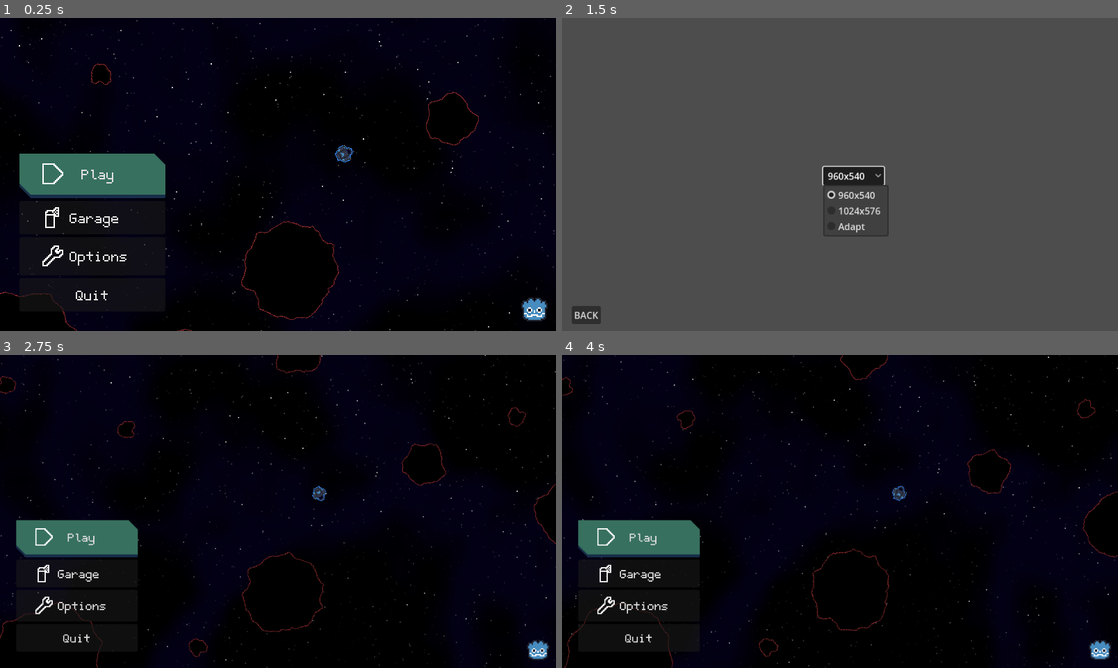
Above: before the commit, frames 1-4 (two rows, left to right).
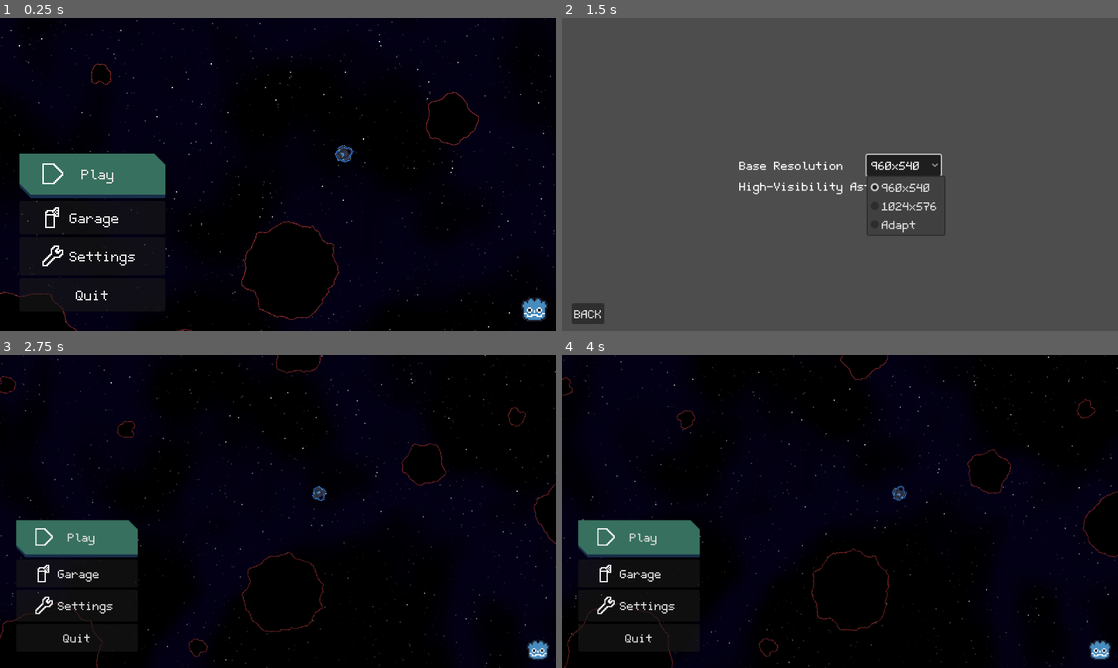
Above: after the commit, the same moments.

Repository: A5TR0spud/asterdrift_redshift
Game: Godot game, scene res://Scenes/Menus/main_menu.tscn
Same seed, same stepped clock (60 frames per second), same inputs: the game is played once before the commit and once after it.
Inputs:
- Up to frame 1 (0.25 s): no input
- Up to frame 2 (1.5 s): click "Options" (after the commit: "Settings") at 0.5 s; click "960x540" at 1.25 s
- Up to frame 3 (2.75 s): click "BACK" at 2 s
- Up to frame 4 (4 s): click "Play" at 2.75 s; click "main menu" at 3.5 s

The runs differ from the first frame. In frame 1, less than 0.1% of the frame differs, in the area x 12-25%, y 74-80%; in frame 2, 2.8%, in the area x 1-69%, y 43-98%; in frame 3, less than 0.1%; in frame 4, less than 0.1%.

Commit message:
Better Settings, Arrows, Small Balance

Diff:
--- a/Scenes/Hangar/hangar.tscn
+++ b/Scenes/Hangar/hangar.tscn
@@ -350,9 +350,9 @@
 resource_local_to_scene = true
 script = ExtResource("4_fiej8")
 Metals = 0
-Ceramics = 16
-Synthetics = 32
-Organics = 8
+Ceramics = 8
+Synthetics = 12
+Organics = 4
 Components = 0
 
 [sub_resource type="Resource" id="Resource_kk1ec"]
@@ -709,10 +709,10 @@
 [sub_resource type="Resource" id="Resource_15g7d"]
 resource_local_to_scene = true
 script = ExtResource("4_fiej8")
-Metals = 5
-Ceramics = 5
-Synthetics = 5
-Organics = 10
+Metals = 2
+Ceramics = 2
+Synthetics = 2
+Organics = 6
 Components = 0
 
 [node name="Hangar" type="Node2D"]
--- a/Scenes/Menus/main_menu.gd
+++ b/Scenes/Menus/main_menu.gd
@@ -7,10 +7,10 @@
 	newSize.y = DataManager.Load("ResolutionY", newSize.y)
 
 	if DataManager.Load("ResolutionIndex", -1) == -1:
-		newSize = DisplayServer.screen_get_size() * 0.5
+		newSize = Options.AdaptScreen()
 
 	var root = get_tree().root
 	root.content_scale_size = newSize
-		#ResourceLoader.load_threaded_request("res://Scenes/World/World.tscn")
+	#ResourceLoader.load_threaded_request("res://Scenes/World/World.tscn")
 	#ResourceLoader.load_threaded_request("res://Scenes/Menus/options.tscn")
 	#ResourceLoader.load_threaded_request("res://Scenes/Garage/Garage.tscn")
--- a/Scenes/Menus/main_menu.tscn
+++ b/Scenes/Menus/main_menu.tscn
@@ -100,8 +100,7 @@
 layout_mode = 2
 theme_override_fonts/font = ExtResource("2_utqbt")
 theme_override_font_sizes/font_size = 32
-text = "Options
-"
+text = "Settings"
 icon = ExtResource("4_ino3e")
 alignment = 0
 
--- a/Scenes/Menus/options.gd
+++ b/Scenes/Menus/options.gd
@@ -1,19 +1,23 @@
 extends Node2D
 class_name Options
 
-var selIndex: int = 1
+var resIndex: int = 1
 var Resolution: Vector2 = Vector2(960, 540)
 
+@onready var ResButton := $CanvasLayer/Control/VBoxContainer/Resolution/OptionButton
+@onready var VisAster := $CanvasLayer/Control/VBoxContainer/VisibleAsteroids/CheckButton
+
 func _ready():
-	selIndex = DataManager.Load("ResolutionIndex", selIndex)
+	resIndex = DataManager.Load("ResolutionIndex", resIndex)
 	Resolution.x = DataManager.Load("ResolutionX", Resolution.x)
 	Resolution.y = DataManager.Load("ResolutionY", Resolution.y)
-	$CanvasLayer/Control/OptionButton.select(selIndex)
-	_on_option_button_item_selected(selIndex)
+	ResButton.select(resIndex)
+	_on_option_button_item_selected(resIndex)
+
+	VisAster.button_pressed = DataManager.Load("HighVisAsteroids", false)
 
 func _on_button_pressed():
 	get_tree().change_scene_to_file("res://Scenes/Menus/main_menu.tscn")
-
 
 func _on_option_button_item_selected(index):
 	var root = get_tree().root
@@ -23,9 +27,19 @@
 	elif index == 1:
 		newSize = Vector2(1024, 576)
 	elif index == 2:
-		newSize = 0.5 * DisplayServer.screen_get_size(DisplayServer.window_get_current_screen())
+		newSize = AdaptScreen()
 	root.content_scale_size = newSize
-	selIndex = index
-	DataManager.Save("ResolutionIndex", selIndex)
+	resIndex = index
+	DataManager.Save("ResolutionIndex", resIndex)
 	DataManager.Save("ResolutionX", newSize.x)
 	DataManager.Save("ResolutionY", newSize.y)
+
+func _on_check_button_toggled(toggled_on: bool):
+	DataManager.Save("HighVisAsteroids", toggled_on)
+	Asteroid.ShaderSet = false
+
+static func AdaptScreen() -> Vector2:
+	var newSize: Vector2 = DisplayServer.screen_get_size(DisplayServer.window_get_current_screen())
+	while newSize.length_squared() > Vector2(1024, 576).length_squared():
+		newSize *= 0.5
+	return newSize
--- a/Scenes/Menus/options.tscn
+++ b/Scenes/Menus/options.tscn
@@ -1,6 +1,7 @@
-[gd_scene load_steps=2 format=3 uid="uid://cujhuogujxuo5"]
+[gd_scene load_steps=3 format=3 uid="uid://cujhuogujxuo5"]
 
 [ext_resource type="Script" path="res://Scenes/Menus/options.gd" id="1_ysgo7"]
+[ext_resource type="Theme" uid="uid://7a1a7ukee0i3" path="res://Scenes/Menus/thme.tres" id="2_dn6sj"]
 
 [node name="Options" type="Node2D"]
 script = ExtResource("1_ysgo7")
@@ -14,24 +15,7 @@
 anchor_bottom = 1.0
 grow_horizontal = 2
 grow_vertical = 2
-
-[node name="OptionButton" type="OptionButton" parent="CanvasLayer/Control"]
-layout_mode = 1
-anchors_preset = 1
-anchor_left = 1.0
-anchor_right = 1.0
-offset_left = -509.0
-offset_top = 257.0
-offset_right = -404.0
-offset_bottom = 288.0
-grow_horizontal = 0
-selected = 2
-item_count = 3
-popup/item_0/text = "960x540"
-popup/item_1/text = "1024x576"
-popup/item_1/id = 1
-popup/item_2/text = "Adapt"
-popup/item_2/id = 2
+theme = ExtResource("2_dn6sj")
 
 [node name="Button" type="Button" parent="CanvasLayer/Control"]
 layout_mode = 1
@@ -46,5 +30,49 @@
 text = "BACK
 "
 
-[connection signal="item_selected" from="CanvasLayer/Control/OptionButton" to="." method="_on_option_button_item_selected"]
+[node name="VBoxContainer" type="VBoxContainer" parent="CanvasLayer/Control"]
+layout_mode = 1
+anchors_preset = 8
+anchor_left = 0.5
+anchor_top = 0.5
+anchor_right = 0.5
+anchor_bottom = 0.5
+offset_left = -115.5
+offset_top = -33.0
+offset_right = 115.5
+offset_bottom = 33.0
+grow_horizontal = 2
+grow_vertical = 2
+
+[node name="Resolution" type="HBoxContainer" parent="CanvasLayer/Control/VBoxContainer"]
+layout_mode = 2
+
+[node name="Label" type="Label" parent="CanvasLayer/Control/VBoxContainer/Resolution"]
+layout_mode = 2
+text = "Base Resolution"
+
+[node name="OptionButton" type="OptionButton" parent="CanvasLayer/Control/VBoxContainer/Resolution"]
+layout_mode = 2
+size_flags_horizontal = 10
+selected = 2
+item_count = 3
+popup/item_0/text = "960x540"
+popup/item_1/text = "1024x576"
+popup/item_1/id = 1
+popup/item_2/text = "Adapt"
+popup/item_2/id = 2
+
+[node name="VisibleAsteroids" type="HBoxContainer" parent="CanvasLayer/Control/VBoxContainer"]
+layout_mode = 2
+
+[node name="Label" type="Label" parent="CanvasLayer/Control/VBoxContainer/VisibleAsteroids"]
+layout_mode = 2
+text = "High-Visibility Asteroids"
+
+[node name="CheckButton" type="CheckButton" parent="CanvasLayer/Control/VBoxContainer/VisibleAsteroids"]
+layout_mode = 2
+size_flags_horizontal = 10
+
 [connection signal="pressed" from="CanvasLayer/Control/Button" to="." method="_on_button_pressed"]
+[connection signal="item_selected" from="CanvasLayer/Control/VBoxContainer/Resolution/OptionButton" to="." method="_on_option_button_item_selected"]
+[connection signal="toggled" from="CanvasLayer/Control/VBoxContainer/VisibleAsteroids/CheckButton" to="." method="_on_check_button_toggled"]
--- /dev/null
+++ b/Scenes/Menus/thme.tres
@@ -0,0 +1,17 @@
+[gd_resource type="Theme" load_steps=2 format=3 uid="uid://7a1a7ukee0i3"]
+
+[ext_resource type="FontFile" uid="uid://bj06oub24ay2o" path="res://Assets/Font/Aster.ttf" id="1_yb4do"]
+
+[resource]
+Button/font_sizes/font_size = 32
+Button/fonts/font = ExtResource("1_yb4do")
+Label/font_sizes/font_size = 32
+Label/fonts/font = ExtResource("1_yb4do")
+OptionButton/font_sizes/font_size = 32
+OptionButton/fonts/font = ExtResource("1_yb4do")
+PopupMenu/font_sizes/font_separator_size = 32
+PopupMenu/font_sizes/font_size = 32
+PopupMenu/font_sizes/title_font_size = 32
+PopupMenu/fonts/font = ExtResource("1_yb4do")
+PopupMenu/fonts/font_separator = ExtResource("1_yb4do")
+PopupMenu/fonts/title_font = ExtResource("1_yb4do")
--- a/Scenes/Player/Player.tscn
+++ b/Scenes/Player/Player.tscn
@@ -214,7 +214,7 @@
 texture = ExtResource("12_m2iy2")
 
 [node name="Blinkers" type="Sprite2D" parent="ShipVisuals"]
-self_modulate = Color(0, 0, 0, 1)
+self_modulate = Color(1, 0, 0, 1)
 z_index = 6
 texture = ExtResource("9_mirtk")
 script = ExtResource("4_tpib4")
--- a/Scenes/Player/hide_in_garage.gd
+++ b/Scenes/Player/hide_in_garage.gd
@@ -3,7 +3,7 @@
 @onready var Player: PlayerClass = $"../.."
 
 const COMBUSTION_COLOR: String = "ffffb7";
-const RCS_COLOR: String = "ffffb7";
+const RCS_COLOR: String = "b7ffff";
 const ION_COLOR: String = "7bffff";
 
 func _ready():
--- a/Scenes/World/Decoration/asteroid.gd
+++ b/Scenes/World/Decoration/asteroid.gd
@@ -29,8 +29,19 @@
 @onready var Sprite := $Icon
 @onready var Collider := $CollisionShape2D
 
+static var ShaderSet: bool = false
+
 func _ready():
 	_reload()
+	if !ShaderSet:
+		var Mat: ShaderMaterial = $Icon.material
+		if DataManager.Load("HighVisAsteroids", false):
+			Mat.set_shader_parameter("inline", true)
+			Mat.set_shader_parameter("outline_color", Color("d23c3c"))
+		else:
+			Mat.set_shader_parameter("inline", false)
+			Mat.set_shader_parameter("outline_color", Color("732424"))
+		ShaderSet = true
 
 func _reload():
 	MaxHealth = SIZE * 30 - 10
--- a/Scenes/World/Decoration/asteroid.tscn
+++ b/Scenes/World/Decoration/asteroid.tscn
@@ -1,7 +1,7 @@
 [gd_scene load_steps=11 format=3 uid="uid://ctcwf45fx53pw"]
 
 [ext_resource type="Script" path="res://Scenes/World/Decoration/asteroid.gd" id="1_4rkgv"]
-[ext_resource type="Shader" path="res://Shaders/BasicOutliner.gdshader" id="1_6cy2n"]
+[ext_resource type="Shader" path="res://Shaders/Asteroid.gdshader" id="1_6cy2n"]
 [ext_resource type="Script" path="res://Statics/Materials.gd" id="2_pami1"]
 [ext_resource type="Texture2D" uid="uid://cmx3d58fp5gv" path="res://Assets/Asteroids/Asteroid5.png" id="4_qbeo8"]
 
@@ -15,8 +15,10 @@
 
 [sub_resource type="ShaderMaterial" id="ShaderMaterial_wfgvo"]
 shader = ExtResource("1_6cy2n")
-shader_parameter/outline_color = Color(0.45, 0.1395, 0.1395, 1)
+shader_parameter/outline_color = Color(0.823529, 0.235294, 0.235294, 1)
 shader_parameter/fill_corners = true
+shader_parameter/outline = true
+shader_parameter/inline = true
 
 [sub_resource type="Curve" id="Curve_cvq1m"]
 max_value = 100.0
--- a/Scenes/World/Decoration/comet.tscn
+++ b/Scenes/World/Decoration/comet.tscn
@@ -3,7 +3,7 @@
 [ext_resource type="Script" path="res://Scenes/World/Decoration/comet.gd" id="1_3hrfi"]
 [ext_resource type="Texture2D" uid="uid://k0qwxqtxhm46" path="res://Assets/Asteroids/Comet.png" id="1_cd0f3"]
 [ext_resource type="Script" path="res://Statics/Materials.gd" id="2_5fwga"]
-[ext_resource type="Shader" path="res://Shaders/BasicOutliner.gdshader" id="3_svhnw"]
+[ext_resource type="Shader" path="res://Shaders/Asteroid.gdshader" id="3_svhnw"]
 
 [sub_resource type="Resource" id="Resource_tjk88"]
 script = ExtResource("2_5fwga")
@@ -20,6 +20,8 @@
 shader = ExtResource("3_svhnw")
 shader_parameter/outline_color = Color(0.45098, 0.141176, 0.141176, 1)
 shader_parameter/fill_corners = true
+shader_parameter/outline = true
+shader_parameter/inline = true
 
 [node name="Comet" type="RigidBody2D"]
 collision_mask = 7
--- a/Shaders/BasicOutliner.gdshader
+++ b/Shaders/Asteroid.gdshader
@@ -2,11 +2,13 @@
 
 uniform vec4 outline_color : source_color = vec4(1, 1, 1, 1);
 uniform bool fill_corners = true;
+uniform bool outline = true;
+uniform bool inline = true;
 
 void fragment() {
 	vec4 col = texture(TEXTURE, UV);
 	vec2 ps = TEXTURE_PIXEL_SIZE;
-	if (col.a < 0.003) {
+	if (outline && col.a < 0.003) {
 		if (fill_corners && texture(TEXTURE, UV + vec2(-1, -1) * ps).a > 0.003) {
 			COLOR = outline_color;
 		}
@@ -32,4 +34,30 @@
 			COLOR = outline_color;
 		}
 	}
+	if (inline && col.a > 0.003) {
+		if (fill_corners && texture(TEXTURE, UV + vec2(-1, -1) * ps).a < 0.003) {
+			COLOR = outline_color;
+		}
+		else if (texture(TEXTURE, UV + vec2(-1, 0) * ps).a < 0.003) {
+			COLOR = outline_color;
+		}
+		else if (fill_corners && texture(TEXTURE, UV + vec2(-1, 1) * ps).a < 0.003) {
+			COLOR = outline_color;
+		}
+		else if (texture(TEXTURE, UV + vec2(0, -1) * ps).a < 0.003) {
+			COLOR = outline_color;
+		}
+		else if (texture(TEXTURE, UV + vec2(0, 1) * ps).a < 0.003) {
+			COLOR = outline_color;
+		}
+		else if (fill_corners && texture(TEXTURE, UV + vec2(1, -1) * ps).a < 0.003) {
+			COLOR = outline_color;
+		}
+		else if (texture(TEXTURE, UV + vec2(1, 0) * ps).a < 0.003) {
+			COLOR = outline_color;
+		}
+		else if (fill_corners && texture(TEXTURE, UV + vec2(1, 1) * ps).a < 0.003) {
+			COLOR = outline_color;
+		}
+	}
 }
--- a/project.godot
+++ b/project.godot
@@ -35,11 +35,13 @@
 forward={
 "deadzone": 0.5,
 "events": [Object(InputEventKey,"resource_local_to_scene":false,"resource_name":"","device":-1,"window_id":0,"alt_press …(192 unchanged characters)…
+, Object(InputEventKey,"resource_local_to_scene":false,"resource_name":"","device":-1,"window_id":0,"alt_pressed":false,"shift_pressed":false,"ctrl_pressed":false,"meta_pressed":false,"pressed":false,"keycode":0,"physical_keycode":4194320,"key_label":0,"unicode":0,"location":0,"echo":false,"script":null)
 ]
 }
 backward={
 "deadzone": 0.5,
 "events": [Object(InputEventKey,"resource_local_to_scene":false,"resource_name":"","device":-1,"window_id":0,"alt_press …(192 unchanged characters)…
+, Object(InputEventKey,"resource_local_to_scene":false,"resource_name":"","device":-1,"window_id":0,"alt_pressed":false,"shift_pressed":false,"ctrl_pressed":false,"meta_pressed":false,"pressed":false,"keycode":0,"physical_keycode":4194322,"key_label":0,"unicode":0,"location":0,"echo":false,"script":null)
 ]
 }
 "strafe left"={
@@ -87,11 +89,13 @@
 "turn right"={
 "deadzone": 0.5,
 "events": [Object(InputEventKey,"resource_local_to_scene":false,"resource_name":"","device":-1,"window_id":0,"alt_press …(192 unchanged characters)…
+, Object(InputEventKey,"resource_local_to_scene":false,"resource_name":"","device":-1,"window_id":0,"alt_pressed":false,"shift_pressed":false,"ctrl_pressed":false,"meta_pressed":false,"pressed":false,"keycode":0,"physical_keycode":4194321,"key_label":0,"unicode":0,"location":0,"echo":false,"script":null)
 ]
 }
 "turn left"={
 "deadzone": 0.5,
 "events": [Object(InputEventKey,"resource_local_to_scene":false,"resource_name":"","device":-1,"window_id":0,"alt_press …(191 unchanged characters)…
+, Object(InputEventKey,"resource_local_to_scene":false,"resource_name":"","device":-1,"window_id":0,"alt_pressed":false,"shift_pressed":false,"ctrl_pressed":false,"meta_pressed":false,"pressed":false,"keycode":0,"physical_keycode":4194319,"key_label":0,"unicode":0,"location":0,"echo":false,"script":null)
 ]
 }
 drag={
Not shown: 2 places in Scenes/World/Decoration/asteroid.tscn that only renumber resources
Not shown, changed: CHANGELOG.md
